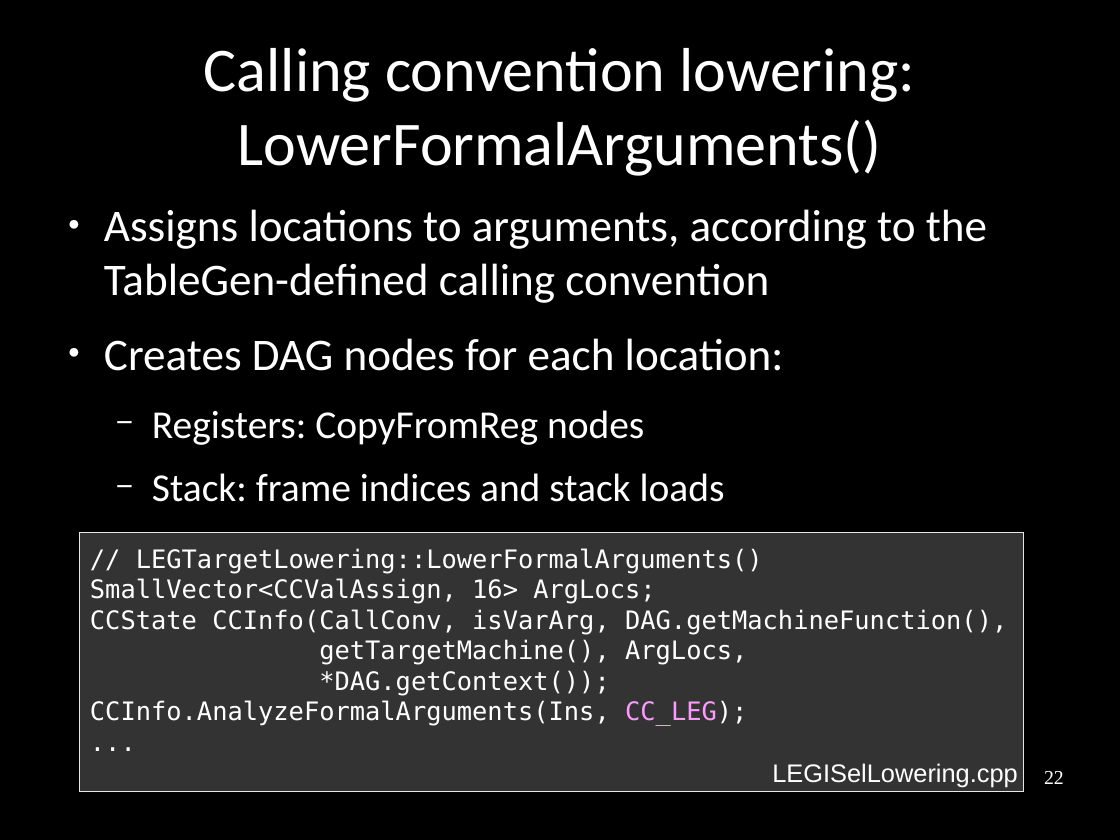
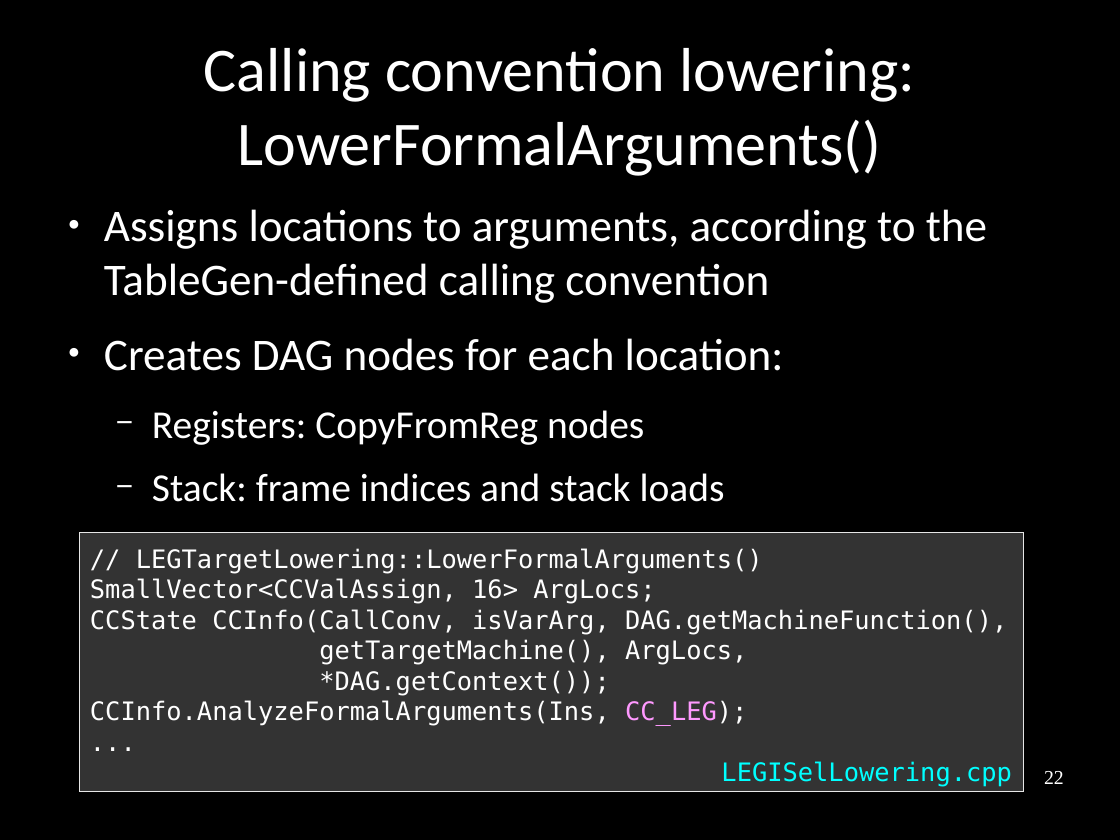
Before and after one commit to frasercrmck/llvm-leg, a slide deck: slide 22 of docs/Codeplay/Slides.odp. Drawn at 1120x840 pixels with LibreOffice and Linux fonts; fonts in the diff are those of the drawing. Boxes give left, top, right and bottom in pixels: in the first picture for what was removed or moved away, otherwise in the second. Text is boxed around its words. In the diff, an @@ line names an element or a change of style, - is before the commit and + after.

Commit message:
Fixing code text box / file name layout.

```diff
--- a/docs/Codeplay/Slides.odp
+++ b/docs/Codeplay/Slides.odp
@@ text "LEGISelLowering.cpp": place and size @@
-text "LEGISelLowering.cpp" at (772, 763, 1017, 787)
+text "LEGISelLowering.cpp" at (721, 761, 1012, 787)
@@ text "LEGISelLowering.cpp" at (721, 761, 1012, 787): font Arial to DejaVu Sans Mono, text colour #FFFFFF to #00FFFF @@
```
Also in this commit, not shown: 16 other slides changed.
